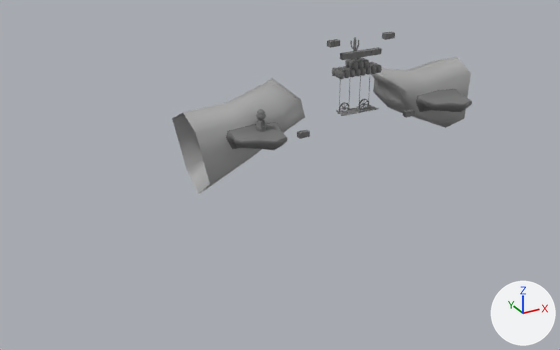
One commit to the FBX model ggj-2025-unity/Assets/Game/Models/Segment03_bg.fbx: the scene before it, then after it.
Both versions are drawn from a camera (50 mm lens) standing at (-53.3, -76.5, 29.5) and looking at (-8.9, 4.3, -10.9). Lighting does not change. The marker at lower right points along +X, +Y and +Z. Where no turn or scale is listed for an object, it has been applied to the vertices.

In view in the first picture: 'Segment03', 'pCube3'.
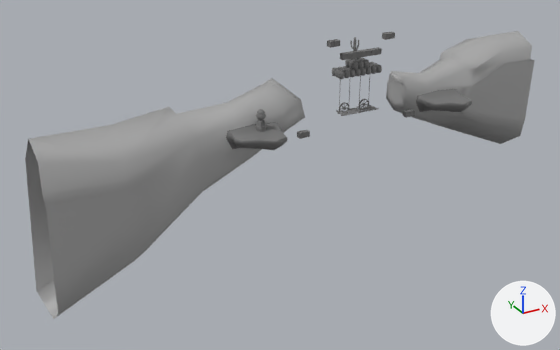
What changed in the scene script:
```text
Change me_mesh_001:
    used by ob_pcube3; location = (-0.03, -2.9, -2.54)
    remove me_mesh_001.from_pydata(...)  # 65 vertices, 59 faces; spans x -21.3..19.8, y 4.8..12.2, z -9.3..4.0
    add me_mesh_001.from_pydata(...)  # 118 vertices, 114 faces; spans x -40.2..30.9, y 3.7..12.3, z -21.4..5.8
    me_mesh_001 part 1
    3 vertices are removed from x -21.3, y 4.8..12.2, z -0.1..1.8
    4 faces are deleted
    24 vertices are added at x -40.2..-21.3, y 3.7..12.3, z -21.4..2.7
    26 new faces join them
    me_mesh_001 part 2
    3 vertices are removed from x 19.8, y 4.8..12.2, z 1.8..3.4
    4 faces are deleted
    4 vertices in x 8.9..12.6, y 12.2, z -3.0..0.8 move by (0.0, -3.0, 0.0)
    3 vertices in x 8.2..12.6, y 7.8..8.0, z -2.1..2.4 move by (0.0, -1.3, 0.0)
    15 vertices move from x 5.7..11.0, y 5.7..11.4, z -3.6..3.5 to x 7.9..11.0, y 5.3..8.7, z -3.6..2.9
    35 vertices are added at x 17.9..30.9, y 4.0..12.3, z -12.1..5.8
    37 new faces join them
```

Pixel boxes (x1, y1, x2, y2) of what changed, in the pictures (560 x 350 px):
'pCube3', reshaped (70% wider, 109% taller): before (172, 57, 471, 194); after (25, 31, 534, 319)
part 1 of me_mesh_001, built on: before (172, 112, 212, 184); after (25, 107, 212, 319)
part 2 of me_mesh_001, built on: before (371, 57, 471, 128); after (386, 31, 534, 144)
